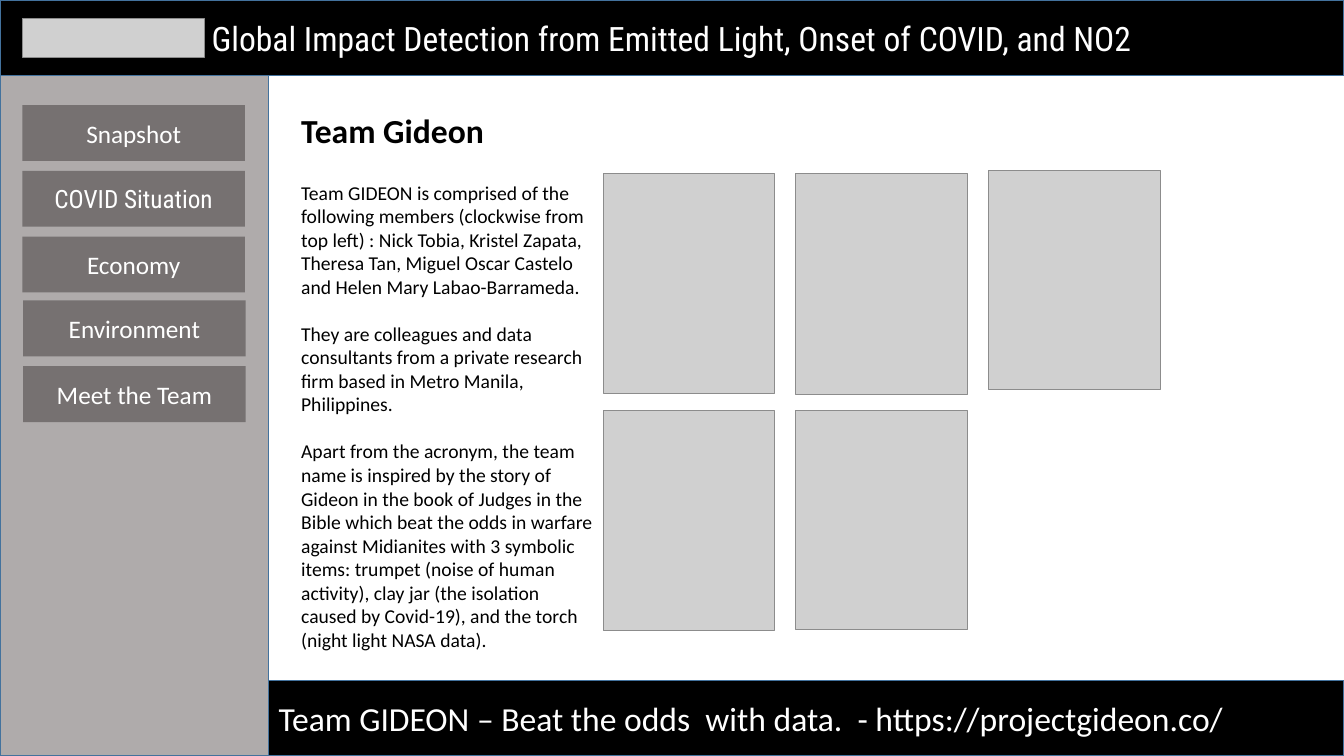
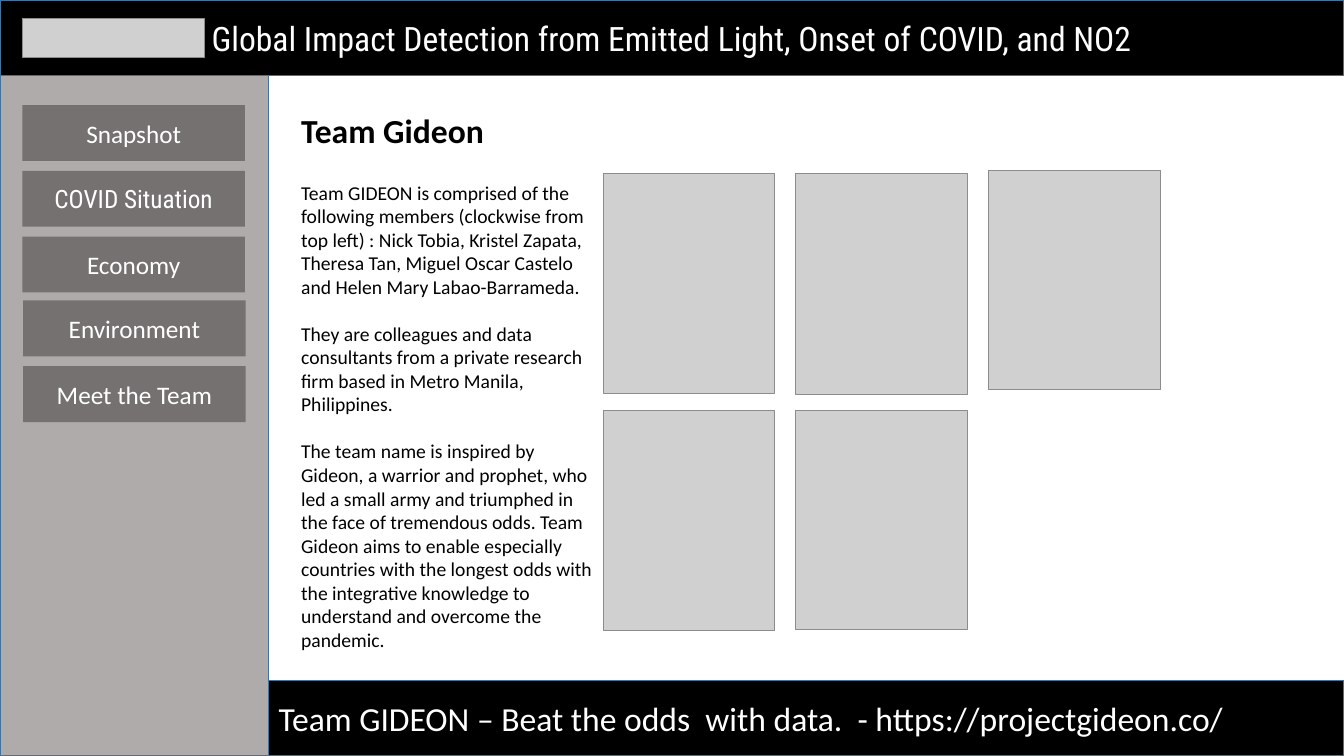
Before and after one commit to docligot/gqueers_space_apps, a slide deck: slide 5 of 5-slide-requirement_GIDEON.pptx. Drawn at 1344x756 pixels with LibreOffice and Linux fonts; fonts in the diff are those of the drawing; grey boxes stand for pictures. Boxes give left, top, right and bottom in pixels: in the first picture for what was removed or moved away, otherwise in the second. Text is boxed around its words. In the diff, an @@ line names an element or a change of style, - is before the commit and + after.

```diff
--- a/5-slide-requirement_GIDEON.pptx
+++ b/5-slide-requirement_GIDEON.pptx
@@ text at (301,444,591,650): text changed @@
-Apart from the acronym, the team name is inspired by the story of Gideon in the book of Judges in the Bible which beat the odds in warfare against Midianites with 3 symbolic items: trumpet (noise of human activity), clay jar (the isolation caused by Covid-19), and the torch (night light NASA data).
+The team name is inspired by Gideon, a warrior and prophet, who led a small army and triumphed in the face of tremendous odds. Team Gideon aims to enable especially countries with the longest odds with the integrative knowledge to understand and overcome the pandemic.
```
Also in this commit, not shown: 4 other slides changed.
